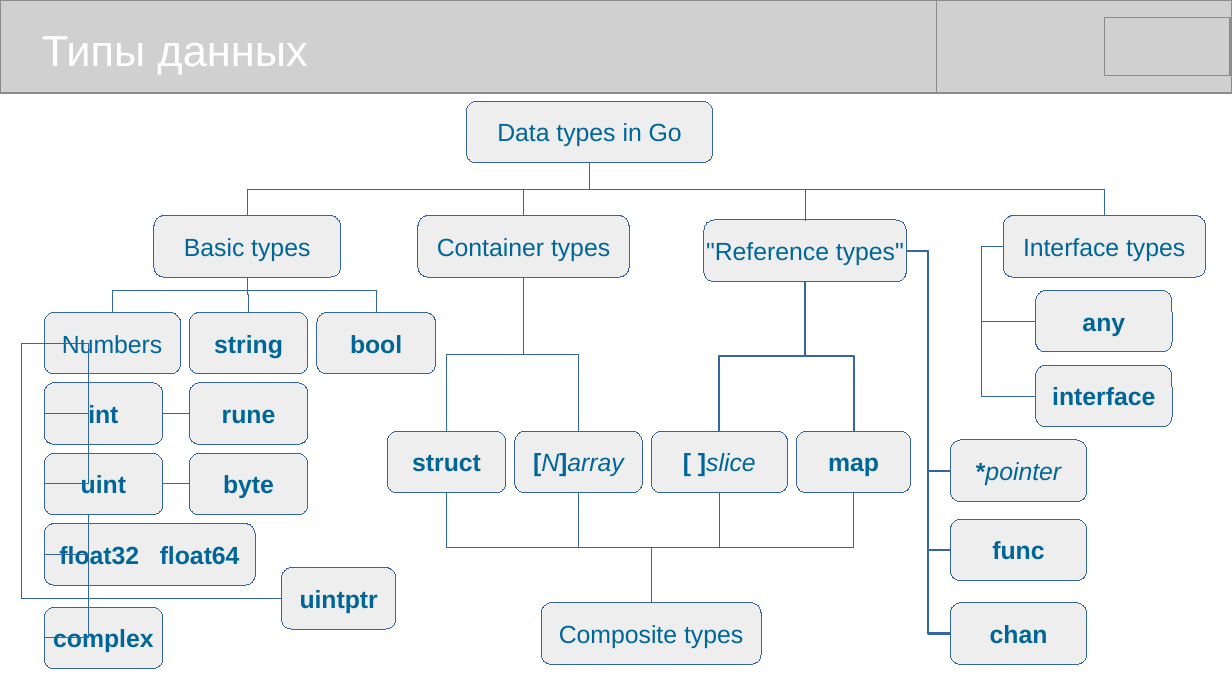
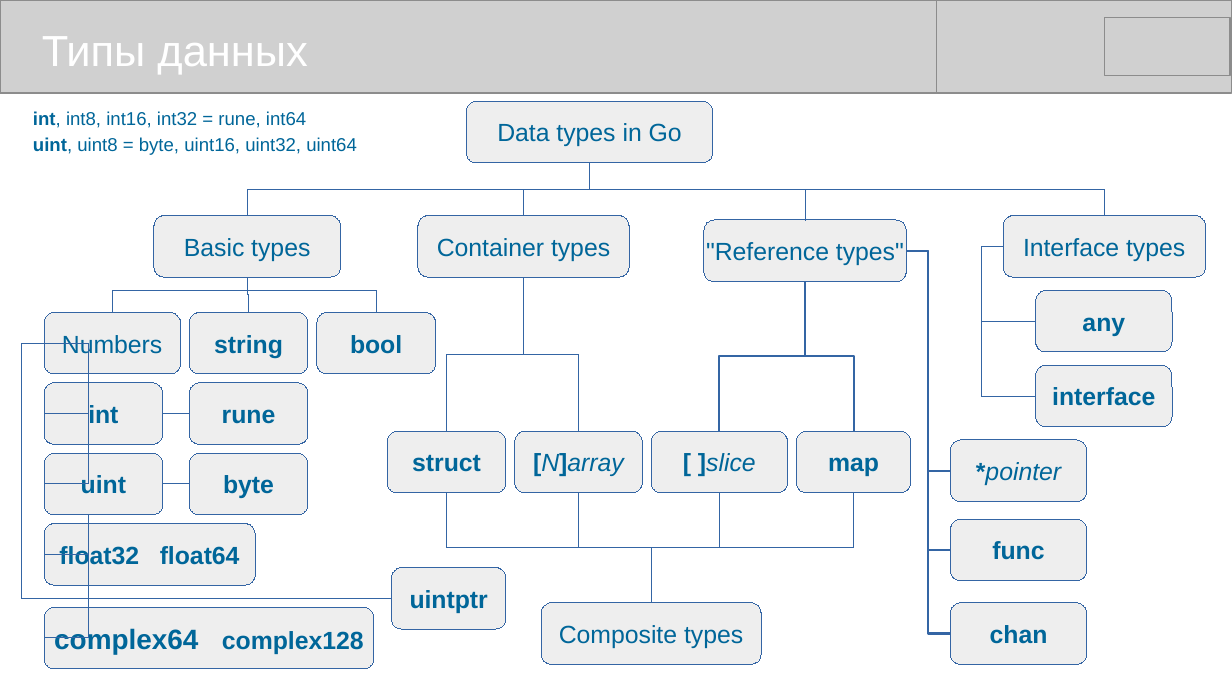
Before and after one commit to mike-shock/Go_language, a slide deck: slide 20 of Go_Review.odp. Drawn at 1232x693 pixels with LibreOffice and Linux fonts; fonts in the diff are those of the drawing; grey boxes stand for pictures. Boxes give left, top, right and bottom in pixels: in the first picture for what was removed or moved away, otherwise in the second. Text is boxed around its words. In the diff, an @@ line names an element or a change of style, - is before the commit and + after.

```diff
--- a/Go_Review.odp
+++ b/Go_Review.odp
@@ text added at <box>33,111,306,128</box>, 12 pt, text #006699 @@
+int, int8, int16, int32 = rune, int64
@@ text added at <box>33,137,357,155</box>, 12 pt, text #006699 @@
+uint, uint8 = byte, uint16, uint32, uint64
@@ elbow line moved from (44, 343) - (282, 598) to (44, 343) - (391, 598) @@
@@ rounded rectangle "uintptr": place and size @@
-rounded rectangle "uintptr" at <box>282,568,396,629</box>
+rounded rectangle "uintptr" at <box>391,568,505,629</box>
@@ rounded rectangle "complex64 complex128": place and size @@
-rounded rectangle "complex64 complex128" at <box>44,607,162,669</box>
+rounded rectangle "complex64 complex128" at <box>44,607,373,669</box>
@@ text in rounded rectangle at <box>54,627,364,654</box>: text changed @@
-complex
+complex64 complex128
```
Also in this commit, not shown: 3 other slides changed.
